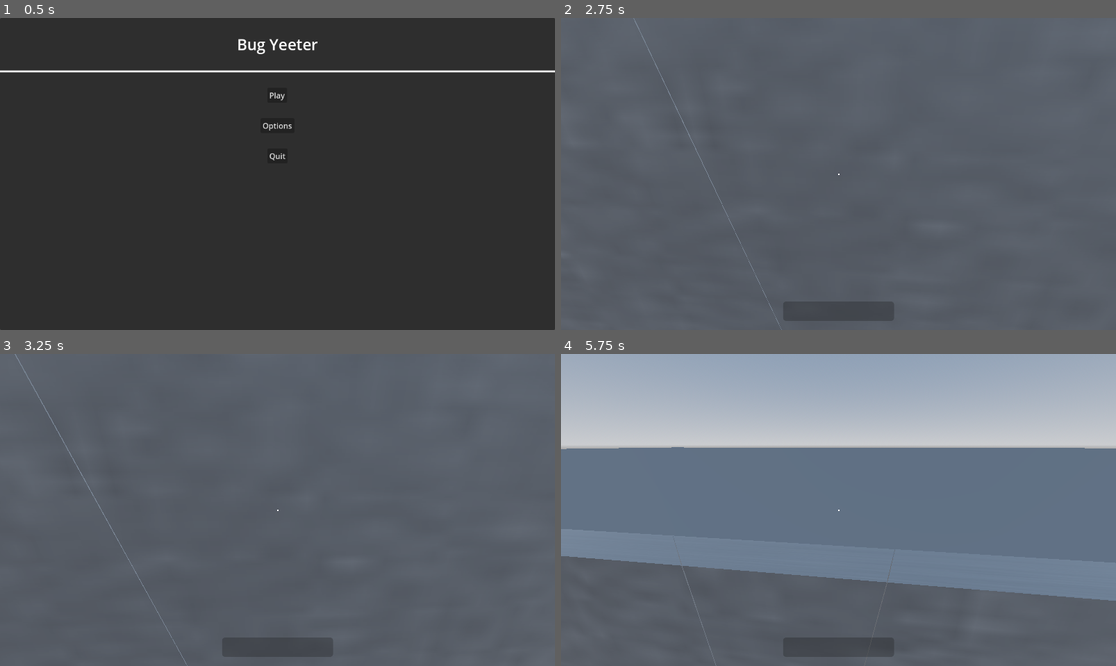
Above: before the commit, frames 1-4 (two rows, left to right).
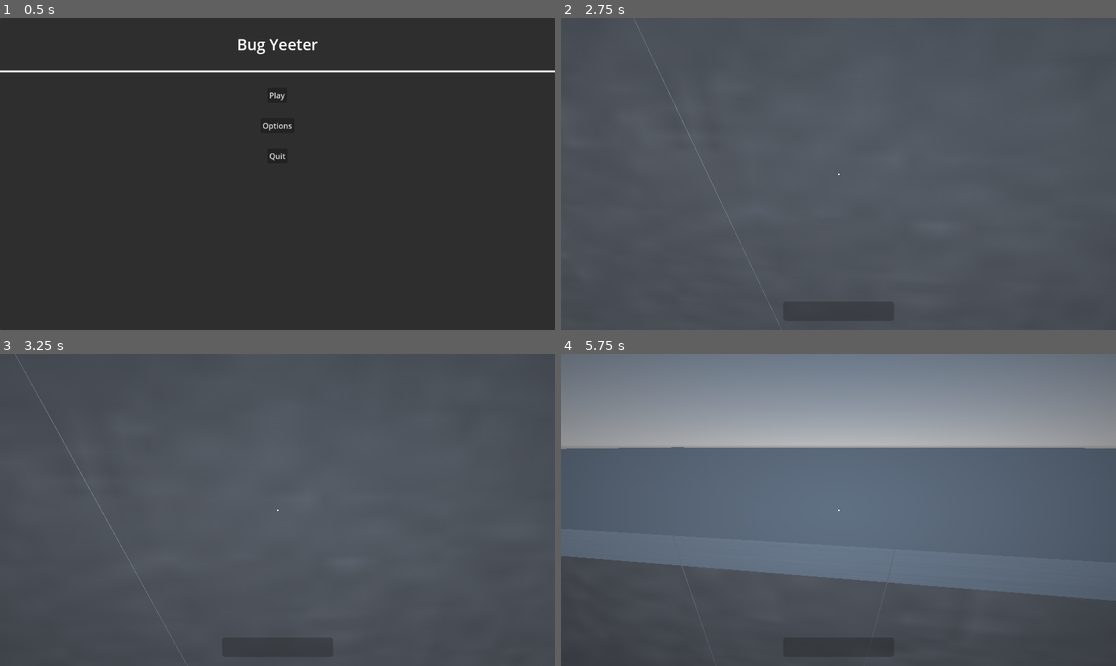
Above: after the commit, the same moments.

Repository: rcorre/wildjam84
Game: Godot game, scene res://menus/title/Title.tscn
The game is run twice, just before and just after one commit, with the same random seed, the same clock (stepped at 60 frames per second) and the same inputs.
Inputs (mouse positions are in pixels of both pictures, inside the frame that each line leads up to):
- Up to frame 1 (0.5 s): no input
- Up to frame 2 (2.75 s): click "Play" at 0.5 s; tap Enter at 1.25 s; move the mouse to (866, 174) at 1.27 s; press the mouse at (866, 174) at 1.28 s; hold W (forward) from 1.28 s (still down); tap Space (jump) at 1.52, 2.27 s; move the mouse to (810, 174) at 2.02 s; release the mouse at (810, 174) at 2.03 s; click (810, 174) at 2.1 s
- Up to frame 3 (3.25 s): keep holding W (forward); move the mouse to (288, 503) at 2.77 s; press the mouse at (288, 503) at 2.78 s
- Up to frame 4 (5.75 s): keep holding W (forward); tap Space (jump) at 3.5, 3.77, 4.52, 5.27 s; move the mouse to (832, 516) at 3.52 s; release the mouse at (832, 516) at 3.53 s; click (832, 516) at 3.6 s; move the mouse to (877, 513) at 4.27 s; press the mouse at (877, 513) at 4.28 s; move the mouse to (794, 506) at 5.02 s; release the mouse at (794, 506) at 5.03 s; click (794, 506) at 5.1 s

Frame 1 is identical in both runs. In frame 2, 0.2% of the frame differs, in the area x 0-100%, y 0-99%; in frame 3, 4.1%; in frame 4, 50%, in the area x 0-100%, y 0-100%.

Commit message:
Add panic effect.

Diff:
--- a/scenes/Bugs/Bug.gd
+++ b/scenes/Bugs/Bug.gd
@@ -25,6 +25,9 @@
 	timer.one_shot = true
 	timer.timeout.connect(move.bind(timer))
 	move(timer)
+
+	# 3 is "enemy", no easy way to get this programatically
+	set_collision_layer_value(3, true)
 
 func _physics_process(_delta: float) -> void:
 	if health <= 0:
--- a/scenes/HUD/HUD.gd
+++ b/scenes/HUD/HUD.gd
@@ -3,6 +3,7 @@
 @onready var player: Player
 
 @onready var throw_power_bar: ProgressBar = $ThrowPowerBar
+@onready var tunnel_vision: Control = $TunnelVision
 
 func _ready() -> void:
 	player = get_parent()
@@ -10,3 +11,4 @@
 
 func _process(_delta: float) -> void:
 	throw_power_bar.value = player.throw_charge
+	tunnel_vision.modulate.a = player.panic
--- a/scenes/HUD/HUD.tscn
+++ b/scenes/HUD/HUD.tscn
@@ -1,6 +1,14 @@
-[gd_scene load_steps=2 format=3 uid="uid://dbvdj2r2ypich"]
+[gd_scene load_steps=4 format=3 uid="uid://dbvdj2r2ypich"]
 
 [ext_resource type="Script" uid="uid://cicfc6y2x4tfk" path="res://scenes/HUD/HUD.gd" id="1_rr8ot"]
+
+[sub_resource type="Gradient" id="Gradient_rr8ot"]
+colors = PackedColorArray(0.170853, 0.170853, 0.170853, 0, 0, 0, 0, 1)
+
+[sub_resource type="GradientTexture2D" id="GradientTexture2D_o38oh"]
+gradient = SubResource("Gradient_rr8ot")
+fill = 1
+fill_from = Vector2(0.5, 0.5)
 
 [node name="HUD" type="Control"]
 layout_mode = 3
@@ -40,3 +48,12 @@
 grow_horizontal = 2
 grow_vertical = 2
 mouse_filter = 1
+
+[node name="TunnelVision" type="TextureRect" parent="."]
+layout_mode = 1
+anchors_preset = 15
+anchor_right = 1.0
+anchor_bottom = 1.0
+grow_horizontal = 2
+grow_vertical = 2
+texture = SubResource("GradientTexture2D_o38oh")
--- a/scenes/Player.gd
+++ b/scenes/Player.gd
@@ -8,6 +8,12 @@
 const JUMP_SPEED := 5.0
 const MOUSE_SENSITIVITY := Vector2(0.0015, 0.0020)
 
+# Panic reduction per second
+const PANIC_RECOVERY_RATE := 0.1
+
+# Panic gain per second
+const PANIC_RATE := 0.1
+
 # How quickly the held object snaps to your hands
 const GRAB_SNAP := 8.0
 
@@ -17,10 +23,15 @@
 @onready var camera: Camera3D = $Camera3D
 @onready var grab_ray: RayCast3D = $Camera3D/RayCast3D
 @onready var grab_point: Node3D = $Camera3D/GrabPoint
+@onready var bug_detector: Area3D = $BugDetector
+@onready var panic_sound: AudioStreamPlayer3D = $PanicSound
 
 var look: Vector2
 var held_object: Throwable
 var throw_charge := 0.0
+
+# 0..1, game over at 1
+var panic: float
 
 func _ready() -> void:
 	Input.set_mouse_mode(Input.MOUSE_MODE_CAPTURED)
@@ -78,3 +89,13 @@
 
 		# move object toward your hands
 		held_object.global_transform = held_object.global_transform.interpolate_with(point, delta * GRAB_SNAP)
+
+	var nearby_bugs := bug_detector.get_overlapping_bodies().size()
+	if nearby_bugs == 0:
+		panic = move_toward(panic, 0.0, delta * PANIC_RECOVERY_RATE)
+	else:
+		# Use sqrt, so two bugs is more panic, but not twice as much
+		var rate := delta * PANIC_RECOVERY_RATE * sqrt(nearby_bugs)
+		panic = move_toward(panic, 1.0, rate)
+
+	panic_sound.volume_db = lerp(-80.0, 20.0, panic)
--- a/scenes/Player.tscn
+++ b/scenes/Player.tscn
@@ -1,9 +1,13 @@
-[gd_scene load_steps=4 format=3 uid="uid://dt8d8bapujifn"]
+[gd_scene load_steps=6 format=3 uid="uid://dt8d8bapujifn"]
 
 [ext_resource type="Script" uid="uid://ci3bsr3u4a6ap" path="res://scenes/Player.gd" id="1_p0vlq"]
 [ext_resource type="PackedScene" uid="uid://dbvdj2r2ypich" path="res://scenes/HUD/HUD.tscn" id="2_v6fml"]
+[ext_resource type="AudioStream" uid="uid://bnb1e8jfxp318" path="res://assets/sounds/breathing.wav" id="3_3li8b"]
 
 [sub_resource type="CapsuleShape3D" id="CapsuleShape3D_5q5h1"]
+
+[sub_resource type="SphereShape3D" id="SphereShape3D_v6fml"]
+radius = 5.0
 
 [node name="Player" type="CharacterBody3D"]
 collision_layer = 3
@@ -29,3 +33,15 @@
 transform = Transform3D(-1, 0, -8.74228e-08, 0, 1, 0, 8.74228e-08, 0, -1, -1.57361e-07, 0, -1.8)
 
 [node name="HUD" parent="." instance=ExtResource("2_v6fml")]
+
+[node name="BugDetector" type="Area3D" parent="."]
+collision_layer = 0
+collision_mask = 4
+input_ray_pickable = false
+
+[node name="CollisionShape3D" type="CollisionShape3D" parent="BugDetector"]
+shape = SubResource("SphereShape3D_v6fml")
+
+[node name="PanicSound" type="AudioStreamPlayer3D" parent="."]
+stream = ExtResource("3_3li8b")
+autoplay = true
Not shown, changed: assets/sounds/breathing.wav.import
